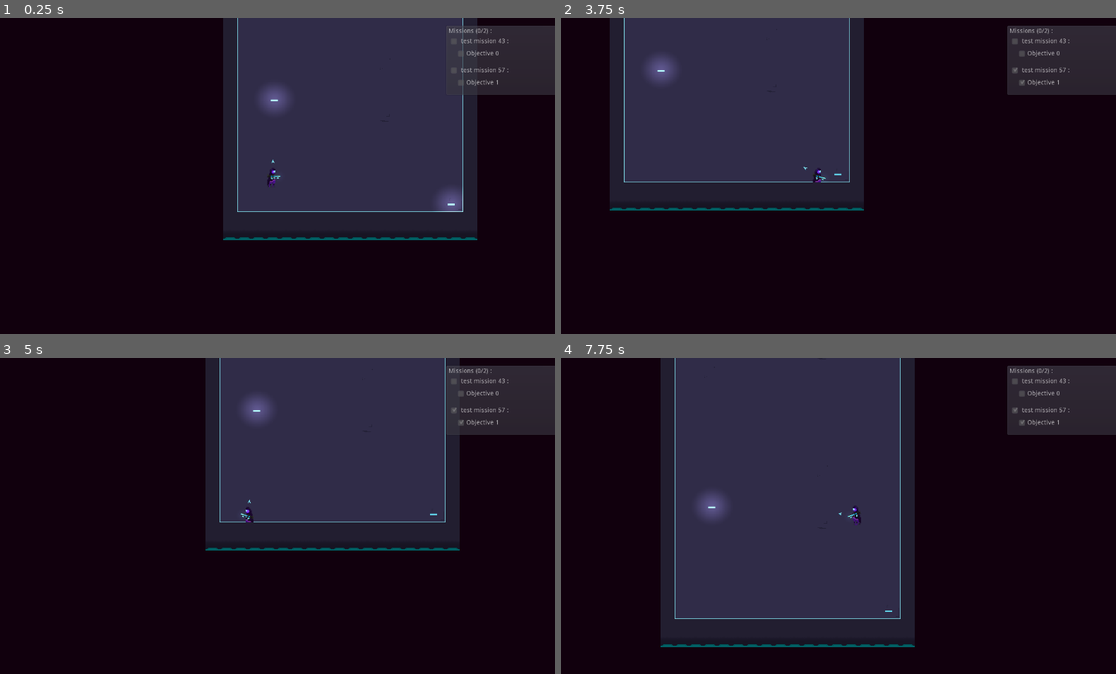
Above: before the commit, frames 1-4 (two rows, left to right).
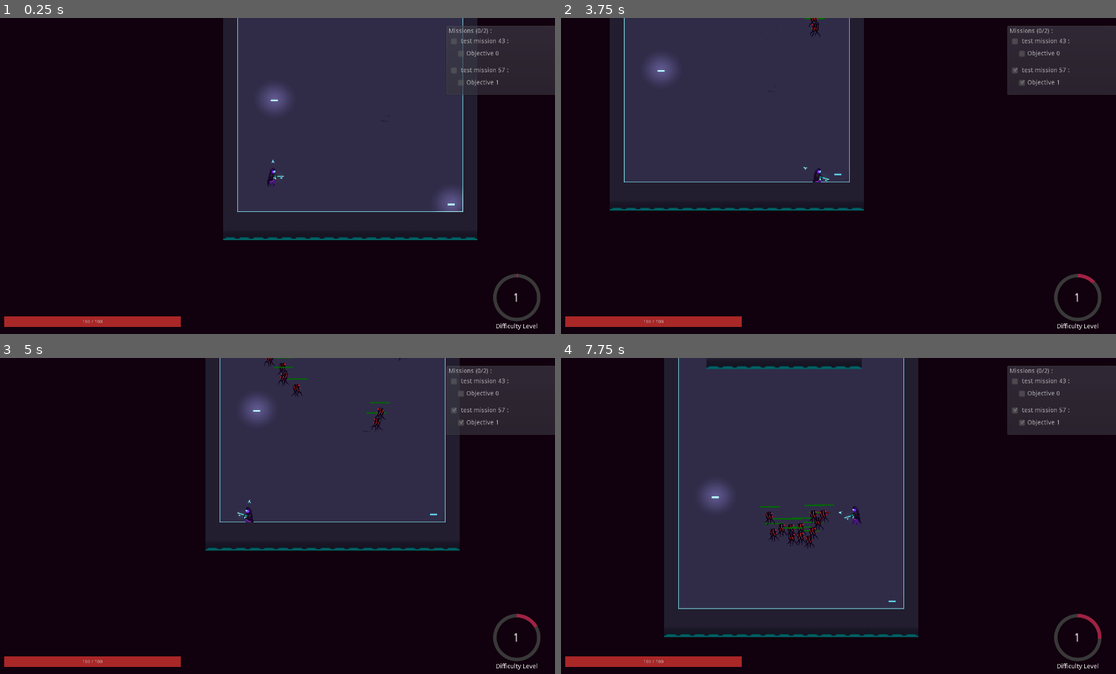
Above: after the commit, the same moments.

Repository: DreamTeckk/ZenoJam2021
Game: Godot game, scene res://src/Scenes/MainScene.tscn
Same seed, same stepped clock (60 frames per second), same inputs: the game is played once before the commit and once after it.
Inputs (mouse positions are in pixels of both pictures, inside the frame that each line leads up to):
- Up to frame 1 (0.25 s): no input
- Up to frame 2 (3.75 s): tap Enter at 0.5 s; move the mouse to (960, 160) at 0.52 s; press the mouse at (960, 160) at 0.53 s; hold D (move_right) 0.53-1.28 s; move the mouse to (721, 191) at 1.27 s; release the mouse at (721, 191) at 1.28 s; hold S (move_down) 1.28-2.03 s; tap Space (interacte) at 1.35, 2.85 s; move the mouse to (888, 106) at 2.02 s; press the mouse at (888, 106) at 2.03 s; hold D (move_right) 2.03-2.78 s; move the mouse to (805, 239) at 2.77 s; release the mouse at (805, 239) at 2.78 s; hold Z (move_up) 2.78-3.53 s; move the mouse to (1005, 223) at 3.52 s; press the mouse at (1005, 223) at 3.53 s; hold Q (move_left) from 3.53 s (still down)
- Up to frame 3 (5 s): keep holding Q (move_left); move the mouse to (105, 468) at 4.27 s; release the mouse at (105, 468) at 4.28 s; tap Space (interacte) at 4.35 s
- Up to frame 4 (7.75 s): move the mouse to (860, 516) at 5.02 s; release Q (move_left) at 5.03 s; press the mouse at (860, 516) at 5.03 s; hold S (move_down) 5.03-5.78 s; move the mouse to (749, 437) at 5.77 s; release the mouse at (749, 437) at 5.78 s; hold D (move_right) 5.78-6.53 s; tap Space (interacte) at 5.85, 7.35 s; move the mouse to (960, 500) at 6.52 s; press the mouse at (960, 500) at 6.53 s; hold Z (move_up) 6.53-7.28 s; move the mouse to (721, 531) at 7.27 s; release the mouse at (721, 531) at 7.28 s; hold D (move_right) from 7.28 s (still down)

The runs differ from the first frame. In frame 1, 1.4% of the frame differs, in the area x 0-98%, y 49-99%; in frame 2, 1.5%; in frame 3, 1.7%; in frame 4, 6.6%, in the area x 0-98%, y 0-99%.

Commit message:
Added difficulty and lifebar

Diff:
--- a/Game/project.godot
+++ b/Game/project.godot
@@ -55,7 +55,7 @@
 window/size/test_width=1280
 window/size/test_height=720
 window/stretch/mode="viewport"
-window/stretch/aspect="expand"
+window/stretch/aspect="keep"
 
 [input]
 
--- a/Game/src/Entities/Ennemies/Ennemy.gd
+++ b/Game/src/Entities/Ennemies/Ennemy.gd
@@ -1,9 +1,15 @@
 extends KinematicBody2D
 
-export(float) var speed := 150.0
-export(float) var max_health := 10.0
-export(float) var damage := 10.0
+export(int) var speed := 100
+export(int) var max_health := 20
+export(int) var damage := 5
 export(float) var attack_cooldown := 1.0
+
+export(int) var speed_per_level := 25
+export(int) var max_health_per_level := 5
+export(int) var damage_per_level := 2
+export(int) var attack_cooldown_per_level := 0.025
+
 var health := max_health
 var velocity := Vector2.ZERO
 var can_attack := true
@@ -26,9 +32,15 @@
 func _process(delta: float) -> void:
 	move()
 
-func setup(pathfinding: Pathfinding, player: Player) -> void:
+func setup(pathfinding: Pathfinding, player: Player, difficulty_level: int) -> void:
 	self.pathfinding = pathfinding
 	self.player = player
+
+	speed += speed_per_level * difficulty_level
+	max_health += max_health_per_level * difficulty_level
+	damage += damage_per_level * difficulty_level
+	attack_cooldown += attack_cooldown_per_level * difficulty_level
+
 	set_process(true)
 
 func move() -> void:
@@ -67,3 +79,11 @@
 		attack_cooldown_timer.start()
 		player.get_hit(damage)
 	can_attack = true
+
+func upgrade(difficulty_level: int) -> void:
+	speed = speed_per_level * difficulty_level + speed / difficulty_level
+	max_health = max_health_per_level * difficulty_level + max_health / difficulty_level
+	damage = damage_per_level * difficulty_level + damage / difficulty_level
+	attack_cooldown -= attack_cooldown_per_level * difficulty_level
+
+	$HealthBar.update_health(max_health, health)
--- a/Game/src/Entities/Player/Player.gd
+++ b/Game/src/Entities/Player/Player.gd
@@ -9,6 +9,7 @@
 var pathfinding : Pathfinding
 var mission_manager
 var objective_manager
+var can_heal := true
 
 enum Weapon_Direction {WEST, EAST}
 
@@ -17,6 +18,8 @@
 export(float) var health := max_health
 export(String) var world_node_name
 export(float) var reload_time := 0.1
+export(int) var healing_rate := 2
+export(float) var healing_speed := 1
 
 onready var _projectil_scene = load("res://src/Entities/Weapons/Projectil.tscn")
 
@@ -44,6 +47,8 @@
 func _physics_process(delta: float) -> void:
 	if !_dead:
 		_velocity = self.move_and_slide(move().normalized() * speed)
+		if _velocity != Vector2.ZERO and !$RunSound.playing:
+			$RunSound.play()
 		if Input.is_action_pressed("fire"):
 			if _can_shoot:
 				_fire()
@@ -57,11 +62,13 @@
 func _process(delta: float) -> void:
 	update_arrow_direction()
 
+
 func update_arrow_direction() -> void:
 #	var path = pathfinding.get_new_path(global_position, get_nearest_objective())
 #	if path.size() > 1:
 #		$PathIndicator.look_at(path[1])
 	$PathIndicator.look_at(get_nearest_objective())
+
 
 func get_nearest_objective() -> Vector2:
 	var missions = mission_manager.missions_pool
@@ -85,6 +92,7 @@
 		Input.get_action_strength("move_down") - Input.get_action_strength("move_up")
 	)
 
+
 func animate() -> void:
 	$AnimationPlayer.stop(false)
 	if _velocity == Vector2.ZERO:
@@ -97,13 +105,17 @@
 	else:
 		$Sprite.flip_h = true
 
+
 func get_hit(damage: int):
 	if !_dead:
+		$HealingTimer.stop()
+		$RecoverTimer.stop()
+		$RecoverTimer.start()
 		health = clamp(health - damage, 0, max_health)
 		print_debug("Remaining health : " + str(health))
 		if health == 0:
 			_dead = true
-		emit_signal("take_hit", max_health, health)
+
 
 func _die():
 	set_physics_process(false)
@@ -111,6 +123,7 @@
 	set_process_unhandled_input(false)
 	print_debug("You died !")
 	emit_signal("died")
+
 
 func _input(event: InputEvent) -> void:
 	var direction_aimed: = Vector2(
@@ -121,10 +134,12 @@
 		$Weapon.rotation = direction_aimed.angle()
 		_flip_weapon()
 
+
 func _fire() -> void:
 	_can_shoot = false
 
-	$AudioStreamPlayer.play()
+	$WeaponShootSound.play()
+	$WeaponAnimation.play("Weapon_Shoot")
 	$Weapon/MusleFlashAnimation.play("Musle_Flash")
 	$ReloadTimer.start(reload_time)
 
@@ -167,9 +182,12 @@
 
 # Interaction on required objective
 func _on_Objectives_interact() -> void:
+	$InteractSound.play()
 	$CameraAnimation.play("Camera_Shake")
 
 
-func _on_UpdateArrow_timeout() -> void:
-#	update_arrow_direction()
-	pass
+func _on_RecoverTimer_timeout() -> void:
+	$HealingTimer.start(healing_speed)
+
+func _on_HealingTimer_timeout() -> void:
+	health = clamp(health + healing_rate, 0, max_health)
--- a/Game/src/Entities/Player/Player.tscn
+++ b/Game/src/Entities/Player/Player.tscn
@@ -6,6 +6,8 @@
 [ext_resource path="res://assets/sounds/Gun_Shoot_1.wav" type="AudioStream" id=4]
 [ext_resource path="res://assets/lights/32xlight.jpg" type="Texture" id=5]
 [ext_resource path="res://assets/sprites/Path_indicator.png" type="Texture" id=6]
+[ext_resource path="res://assets/sounds/Interact.wav" type="AudioStream" id=7]
+[ext_resource path="res://assets/sounds/Run.wav" type="AudioStream" id=8]
 
 [sub_resource type="Animation" id=1]
 resource_name = "Musle_Flash"
@@ -64,6 +66,23 @@
 "values": [ 0, 1, 2, 3 ]
 }
 
+[sub_resource type="Animation" id=6]
+resource_name = "Weapon_Shoot"
+length = 0.1
+step = 0.01
+tracks/0/type = "value"
+tracks/0/path = NodePath("Weapon:offset")
+tracks/0/interp = 1
+tracks/0/loop_wrap = true
+tracks/0/imported = false
+tracks/0/enabled = true
+tracks/0/keys = {
+"times": PoolRealArray( 0, 0.04, 0.1 ),
+"transitions": PoolRealArray( 1, 1, 0.378929 ),
+"update": 0,
+"values": [ Vector2( -10, 0 ), Vector2( -5, 0 ), Vector2( -10, 0 ) ]
+}
+
 [node name="Player" type="KinematicBody2D"]
 light_mask = 4
 collision_mask = 8224
@@ -72,11 +91,12 @@
 [node name="Sprite" type="Sprite" parent="."]
 texture = ExtResource( 2 )
 hframes = 10
+frame = 6
 
 [node name="Weapon" type="Sprite" parent="."]
 scale = Vector2( -1, 1 )
 texture = ExtResource( 3 )
-offset = Vector2( -2, 0 )
+offset = Vector2( -10, 0 )
 flip_h = true
 
 [node name="Cannon" type="Node2D" parent="Weapon"]
@@ -100,6 +120,11 @@
 [node name="MusleFlashAnimation" type="AnimationPlayer" parent="Weapon"]
 anims/Musle_Flash = SubResource( 1 )
 
+[node name="PathIndicator" type="Sprite" parent="."]
+scale = Vector2( 0.5, 0.5 )
+texture = ExtResource( 6 )
+offset = Vector2( 70, 0 )
+
 [node name="Foot" type="CollisionShape2D" parent="."]
 position = Vector2( 0, 7.7513 )
 shape = SubResource( 2 )
@@ -114,17 +139,6 @@
 position = Vector2( -5.86915e-06, 2.31508 )
 shape = SubResource( 3 )
 
-[node name="ReloadTimer" type="Timer" parent="."]
-one_shot = true
-
-[node name="AnimationPlayer" type="AnimationPlayer" parent="."]
-anims/Run = SubResource( 4 )
-anims/idle = SubResource( 5 )
-
-[node name="AudioStreamPlayer" type="AudioStreamPlayer" parent="."]
-stream = ExtResource( 4 )
-volume_db = -10.0
-
 [node name="Light2D" type="Light2D" parent="."]
 position = Vector2( 0, -13.0888 )
 texture = ExtResource( 5 )
@@ -135,7 +149,33 @@
 shadow_buffer_size = 512
 shadow_item_cull_mask = -2147483645
 
-[node name="PathIndicator" type="Sprite" parent="."]
-scale = Vector2( 0.5, 0.5 )
-texture = ExtResource( 6 )
-offset = Vector2( 70, 0 )
+[node name="RecoverTimer" type="Timer" parent="."]
+wait_time = 5.0
+one_shot = true
+
+[node name="HealingTimer" type="Timer" parent="."]
+autostart = true
+
+[node name="ReloadTimer" type="Timer" parent="."]
+one_shot = true
+
+[node name="AnimationPlayer" type="AnimationPlayer" parent="."]
+anims/Run = SubResource( 4 )
+anims/idle = SubResource( 5 )
+
+[node name="WeaponAnimation" type="AnimationPlayer" parent="."]
+anims/Weapon_Shoot = SubResource( 6 )
+
+[node name="WeaponShootSound" type="AudioStreamPlayer" parent="."]
+stream = ExtResource( 4 )
+volume_db = -10.0
+
+[node name="InteractSound" type="AudioStreamPlayer" parent="."]
+stream = ExtResource( 7 )
+
+[node name="RunSound" type="AudioStreamPlayer" parent="."]
+stream = ExtResource( 8 )
+volume_db = -10.0
+pitch_scale = 0.7
+[connection signal="timeout" from="RecoverTimer" to="." method="_on_RecoverTimer_timeout"]
+[connection signal="timeout" from="HealingTimer" to="." method="_on_HealingTimer_timeout"]
--- a/Game/src/HUD/HUD.tscn
+++ b/Game/src/HUD/HUD.tscn
@@ -1,20 +1,17 @@
-[gd_scene load_steps=2 format=2]
+[gd_scene load_steps=4 format=2]
 
+[ext_resource path="res://assets/ui/Difficulty_Meter_Shape.png" type="Texture" id=1]
 [ext_resource path="res://src/HUD/Missions.tscn" type="PackedScene" id=2]
+[ext_resource path="res://assets/ui/Lifebar_Shape.png" type="Texture" id=3]
 
 [node name="HUD" type="CanvasLayer"]
+__meta__ = {
+"_edit_horizontal_guides_": [ 632.0, 688.0 ]
+}
 
 [node name="Interface" type="Control" parent="."]
 anchor_right = 1.0
 anchor_bottom = 1.0
-mouse_filter = 2
-__meta__ = {
-"_edit_use_anchors_": false
-}
-
-[node name="VBoxContainer" type="VBoxContainer" parent="Interface"]
-margin_right = 40.0
-margin_bottom = 40.0
 mouse_filter = 2
 __meta__ = {
 "_edit_use_anchors_": false
@@ -28,3 +25,90 @@
 margin_right = -8.0
 margin_bottom = 56.0
 mouse_filter = 2
+
+[node name="DifficultyMetter" type="TextureProgress" parent="Interface"]
+anchor_left = 1.0
+anchor_top = 1.0
+anchor_right = 1.0
+anchor_bottom = 1.0
+margin_left = -141.0
+margin_top = -140.0
+margin_right = -33.0
+margin_bottom = -32.0
+texture_under = ExtResource( 1 )
+texture_progress = ExtResource( 1 )
+fill_mode = 4
+tint_under = Color( 0.223529, 0.223529, 0.223529, 1 )
+tint_progress = Color( 0.627451, 0.133333, 0.262745, 1 )
+__meta__ = {
+"_edit_use_anchors_": false
+}
+
+[node name="Level" type="Label" parent="Interface/DifficultyMetter"]
+anchor_left = 0.5
+anchor_top = 0.5
+anchor_right = 0.5
+anchor_bottom = 0.5
+margin_left = -46.0
+margin_top = -34.0
+margin_right = -1.0
+margin_bottom = 2.0
+rect_scale = Vector2( 2, 2 )
+text = "99999"
+align = 1
+valign = 1
+__meta__ = {
+"_edit_use_anchors_": false
+}
+
+[node name="Label2" type="Label" parent="Interface/DifficultyMetter"]
+anchor_left = 0.5
+anchor_top = 1.0
+anchor_right = 0.5
+anchor_bottom = 1.0
+margin_left = -47.0
+margin_top = 5.0
+margin_right = 48.0
+margin_bottom = 19.0
+text = "Difficulty Level"
+align = 1
+valign = 1
+
+[node name="VBoxContainer" type="VBoxContainer" parent="Interface"]
+anchor_top = 1.0
+anchor_bottom = 1.0
+margin_left = 32.0
+margin_top = -43.0
+margin_right = 432.0
+margin_bottom = -19.0
+grow_horizontal = 0
+grow_vertical = 0
+__meta__ = {
+"_edit_use_anchors_": false
+}
+
+[node name="LifeBar" type="TextureProgress" parent="Interface/VBoxContainer"]
+margin_right = 400.0
+margin_bottom = 24.0
+value = 75.0
+texture_under = ExtResource( 3 )
+texture_progress = ExtResource( 3 )
+tint_under = Color( 0.137255, 0.129412, 0.184314, 0.572549 )
+tint_progress = Color( 0.662745, 0.152941, 0.152941, 1 )
+
+[node name="Label" type="Label" parent="Interface/VBoxContainer/LifeBar"]
+anchor_left = 0.5
+anchor_top = 0.5
+anchor_right = 0.5
+anchor_bottom = 0.5
+margin_left = -33.0
+margin_top = -6.0
+margin_right = 55.0
+margin_bottom = 10.0
+rect_scale = Vector2( 0.75, 0.75 )
+text = "9999/9999"
+align = 1
+valign = 1
+__meta__ = {
+"_edit_use_anchors_": false
+}
--- a/Game/src/Scenes/MainScene.gd
+++ b/Game/src/Scenes/MainScene.gd
@@ -6,8 +6,10 @@
 onready var mission_manager := $HUD/Interface/Missions
 onready var objective_manager := $Map/Objectives
 
+var difficulty = 1
+
 func _ready() -> void:
-
+	$HUD/Interface/DifficultyMetter/Level.text = str(difficulty)
 	pathfinding.create_navigation_map(ground)
 	print_debug($Map/YSort/Ennemies.get_children().size())
 
@@ -17,7 +19,23 @@
 	$Map/YSort/Player.setup(pathfinding, mission_manager, objective_manager)
 
 	for ennemy in $Map/YSort/Ennemies.get_children():
-		ennemy.setup(pathfinding, player)
+		ennemy.setup(pathfinding, player, difficulty)
+
+func _process(delta: float) -> void:
+	$HUD/Interface/DifficultyMetter.value = 100 - ($DifficultyIncreaser.time_left / $DifficultyIncreaser.wait_time) * 100
+
+	$HUD/Interface/VBoxContainer/LifeBar.value = (player.health / player.max_health) * 100
+	$HUD/Interface/VBoxContainer/LifeBar/Label.text = str(player.health) +  " / " + str(player.max_health)
 
 func _on_Player_interact(objective_id: int) -> void:
 	mission_manager.check_mission_completion_with_objective_id(objective_id)
+
+
+func _on_DifficultyIncreaser_timeout() -> void:
+	# Increase level of dificulty
+	difficulty += 1
+	$HUD/Interface/DifficultyMetter/Level.text = str(difficulty)
+	print_debug("diff increased : " + str(difficulty))
+	for ennemy in $Map/YSort/Ennemies.get_children():
+		ennemy.upgrade(difficulty)
+	pass
--- a/Game/src/Scenes/MainScene.tscn
+++ b/Game/src/Scenes/MainScene.tscn
@@ -1,8 +1,9 @@
-[gd_scene load_steps=23 format=2]
+[gd_scene load_steps=24 format=2]
 
 [ext_resource path="res://src/Entities/Player/Player.tscn" type="PackedScene" id=1]
 [ext_resource path="res://src/HUD/HUD.tscn" type="PackedScene" id=2]
 [ext_resource path="res://src/Scenes/MainScene.gd" type="Script" id=4]
+[ext_resource path="res://src/Entities/Ennemies/Ennemy.tscn" type="PackedScene" id=5]
 [ext_resource path="res://src/Scenes/Pathfinding.gd" type="Script" id=6]
 [ext_resource path="res://src/Objectives/ObjectivesManager.gd" type="Script" id=7]
 [ext_resource path="res://src/Objectives/ObjectiveSpawnPoint.gd" type="Script" id=8]
@@ -318,10 +319,46 @@
 collision_layer = 2
 occluder_light_mask = -2147483646
 format = 1
-tile_data = PoolIntArray( -917537, 1, 0, -917536, 1, 0, -917 …(1334 unchanged characters)… , 0, 0, 393200, 0, 0, 458719, 0, 0, 458736, 0, 0, 524255, 0, 0, 524272, 0, 0, 58 …(1346 unchanged characters)…
+tile_data = PoolIntArray( -917537, 1, 0, -917536, 1, 0, -917 …(1334 unchanged characters)… , 0, 0, 393200, 0, 0, 458719, 0, 0, 458722, 0, 65536, 458723, 0, 65536, 458724, 0, 65536, 458725, 0, 65536, 458726, 0, 65536, 458727, 0, 65536, 458728, 0, 65536, 458729, 0, 65536, 458730, 0, 65536, 458731, 0, 65536, 458732, 0, 65536, 458736, 0, 0, 524255, 0, 0, 524272, 0, 0, 58 …(1346 unchanged characters)…
 
 [node name="Ennemies" type="Node2D" parent="Map/YSort"]
 position = Vector2( -262.185, -40.1376 )
+
+[node name="Ennemy" parent="Map/YSort/Ennemies" instance=ExtResource( 5 )]
+position = Vector2( -296, 0 )
+
+[node name="Ennemy2" parent="Map/YSort/Ennemies" instance=ExtResource( 5 )]
+position = Vector2( -383.935, 1.05945 )
+
+[node name="Ennemy3" parent="Map/YSort/Ennemies" instance=ExtResource( 5 )]
+position = Vector2( -470.811, 4.23785 )
+
+[node name="Ennemy4" parent="Map/YSort/Ennemies" instance=ExtResource( 5 )]
+position = Vector2( -558.747, 5.2973 )
+
+[node name="Ennemy5" parent="Map/YSort/Ennemies" instance=ExtResource( 5 )]
+position = Vector2( -551.331, -103.827 )
+
+[node name="Ennemy6" parent="Map/YSort/Ennemies" instance=ExtResource( 5 )]
+position = Vector2( -639.266, -102.768 )
+
+[node name="Ennemy7" parent="Map/YSort/Ennemies" instance=ExtResource( 5 )]
+position = Vector2( -309.773, -174.811 )
+
+[node name="Ennemy8" parent="Map/YSort/Ennemies" instance=ExtResource( 5 )]
+position = Vector2( -397.709, -173.752 )
+
+[node name="Ennemy9" parent="Map/YSort/Ennemies" instance=ExtResource( 5 )]
+position = Vector2( -505.774, -211.893 )
+
+[node name="Ennemy10" parent="Map/YSort/Ennemies" instance=ExtResource( 5 )]
+position = Vector2( -593.709, -210.833 )
+
+[node name="Ennemy11" parent="Map/YSort/Ennemies" instance=ExtResource( 5 )]
+position = Vector2( -565.104, -41.319 )
+
+[node name="Ennemy12" parent="Map/YSort/Ennemies" instance=ExtResource( 5 )]
+position = Vector2( -653.039, -40.2596 )
 
 [node name="HUD" parent="." instance=ExtResource( 2 )]
 
@@ -336,5 +373,10 @@
 __meta__ = {
 "_edit_use_anchors_": false
 }
+
+[node name="DifficultyIncreaser" type="Timer" parent="."]
+wait_time = 30.0
+autostart = true
 [connection signal="interact" from="Map/Objectives" to="Map/YSort/Player" method="_on_Objectives_interact"]
 [connection signal="interact" from="Map/YSort/Player" to="." method="_on_Player_interact"]
+[connection signal="timeout" from="DifficultyIncreaser" to="." method="_on_DifficultyIncreaser_timeout"]
Not shown, added: Game/assets/sounds/Interact.wav.import
Not shown, added: Game/assets/sounds/Run.wav.import
Binary file removed: Game/assets/sprites/Projectil.png
Binary file removed: Game/assets/sprites/objectif_detection_ring.png
Binary file added: Game/assets/ui/Difficulty_Meter_Shape.png
Not shown, changed: Game/assets/ui/Difficulty_Meter_Shape.png.import
Binary file added: Game/assets/ui/Lifebar_Shape.png
Not shown, changed: Game/assets/ui/Lifebar_Shape.png.import
Not shown: 2 places in Game/src/Entities/Ennemies/Ennemy.tscn that only renumber resources
Not shown: 1 places in Game/src/Entities/Player/Player.tscn that only renumber resources
Not shown, added: Arts/Exports/Difficulty_Meter_Shape.png
Not shown, added: Arts/Exports/Lifebar_Shape.png
(and 4 more such lines)
